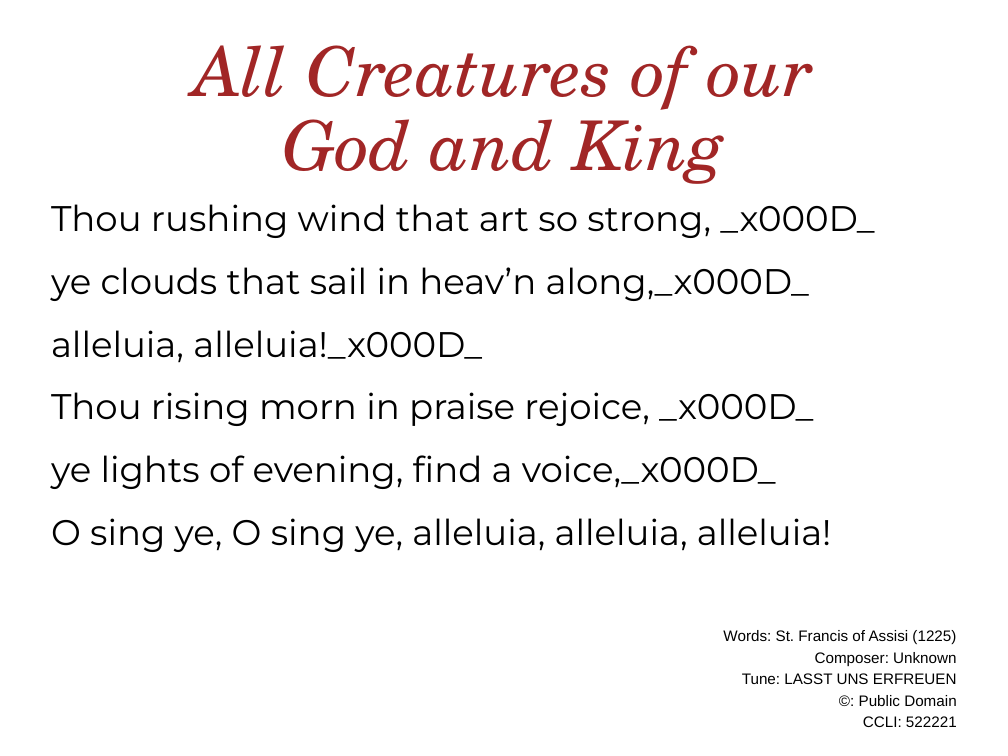
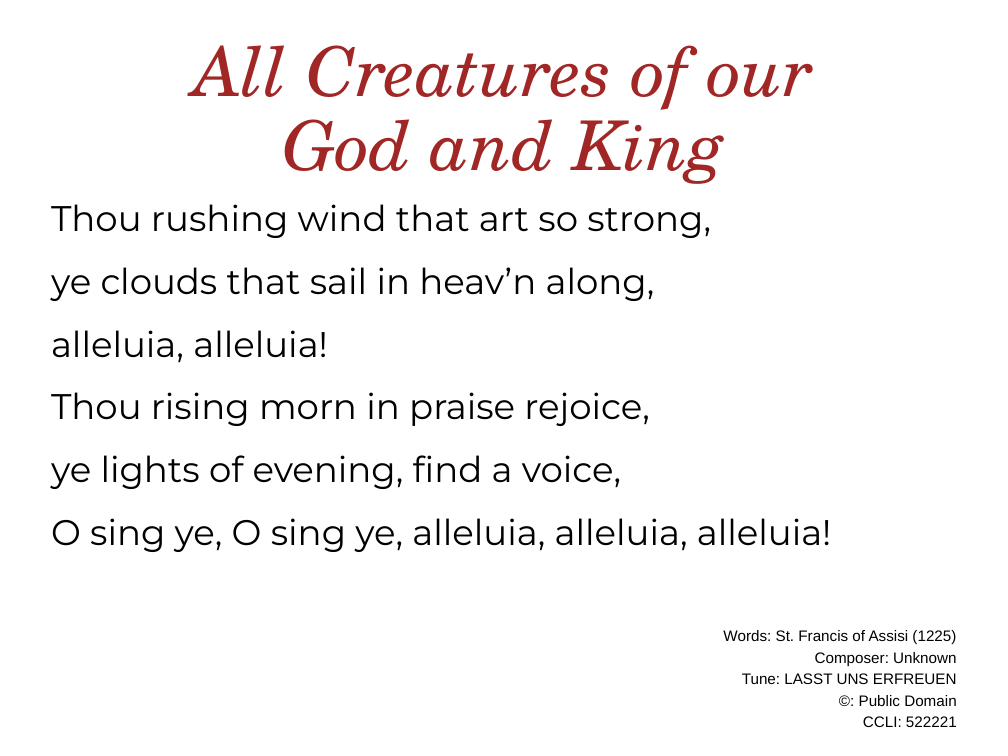
Before and after one commit to alastairherd/Church_Powerpoint_Maker, a slide deck: slide 4 of example_from_template.pptx. Drawn at 1008x756 pixels with LibreOffice and Linux fonts; fonts in the diff are those of the drawing; background and template pictures are left out. Boxes give left, top, right and bottom in pixels: in the first picture for what was removed or moved away, otherwise in the second. Text is boxed around its words. In the diff, an @@ line names an element or a change of style, - is before the commit and + after.

Commit message:
Fixed the errors
This version of the scripts will run without causing errors in Powerpoint
And it will also not have issues that came from the \r text

```diff
--- a/example_from_template.pptx
+++ b/example_from_template.pptx
@@ text at [51,204,711,489]: text changed @@
-Thou rushing wind that art so strong, _x000D_
-ye clouds that sail in heav’n along,_x000D_
-alleluia, alleluia!_x000D_
-Thou rising morn in praise rejoice, _x000D_
-ye lights of evening, find a voice,_x000D_
+Thou rushing wind that art so strong,
+ye clouds that sail in heav’n along,
+alleluia, alleluia!
+Thou rising morn in praise rejoice,
+ye lights of evening, find a voice,
```
Also in this commit, not shown: 11 other slides changed, 3 other files.
